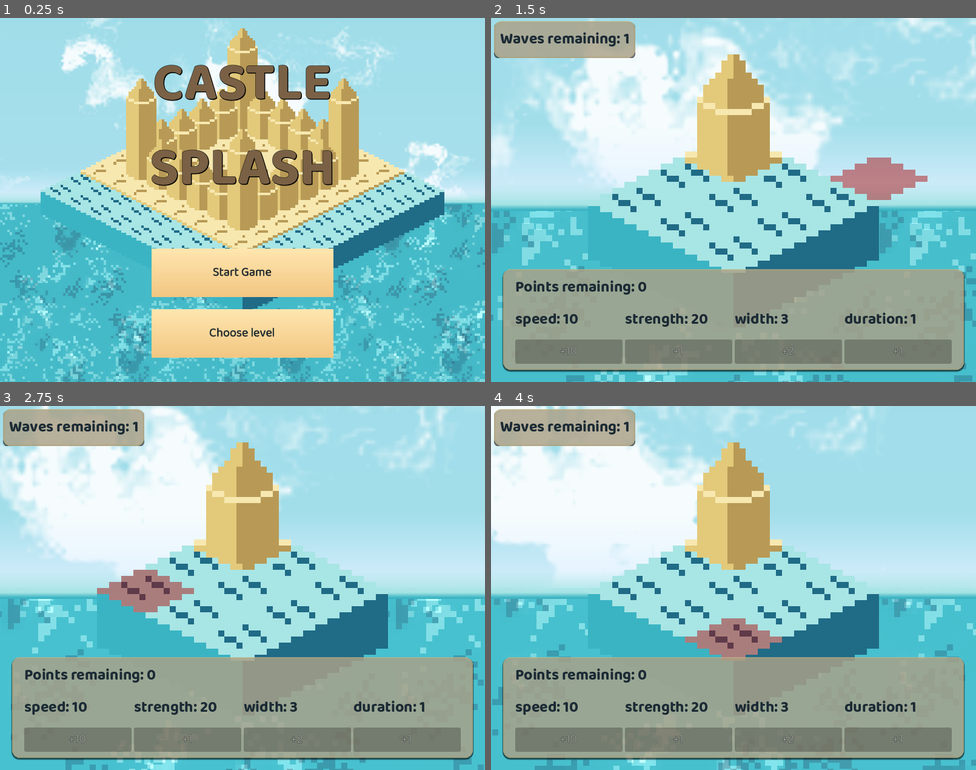
Above: before the commit, frames 1-4 (two rows, left to right).
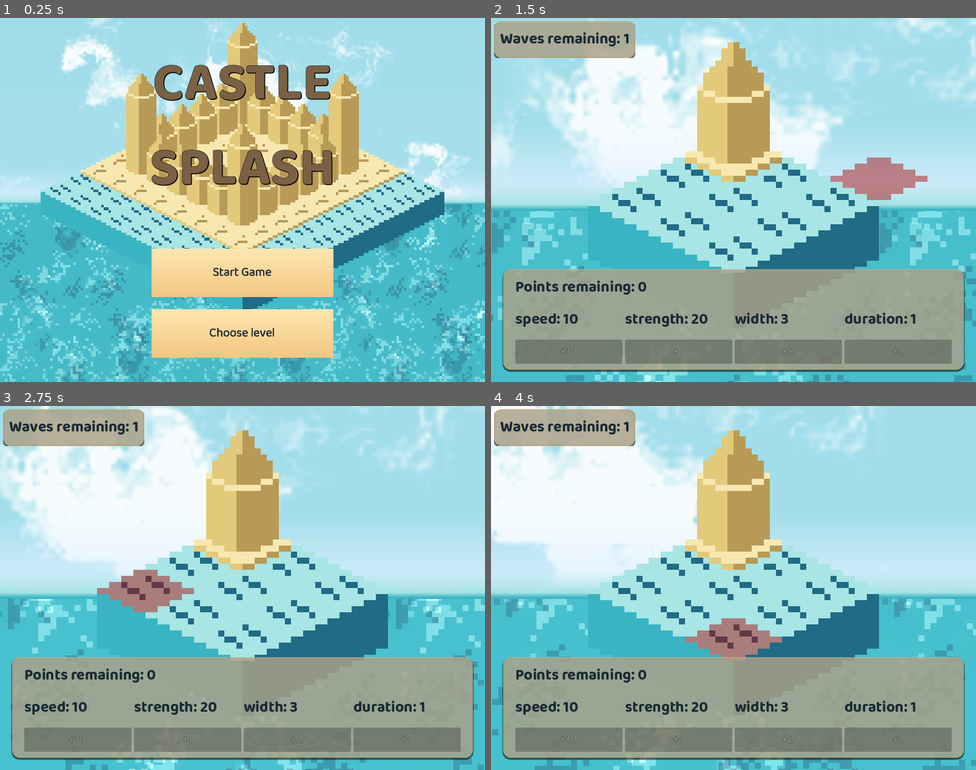
Above: after the commit, the same moments.

Repository: macmist/game-off-2025-waves
Game: Godot game, scene res://scenes/main_menu.tscn
Two runs of this game, one before a commit and one after it. Both use one fixed random seed, a clock stepped at 60 frames per second and the inputs below.
Inputs (mouse positions are in pixels of both pictures, inside the frame that each line leads up to):
- Up to frame 1 (0.25 s): no input
- Up to frame 2 (1.5 s): click "Start Game" at 0.5 s; move the mouse to (840, 181) at 1.27 s; click (840, 181) at 1.42 s
- Up to frame 3 (2.75 s): move the mouse to (145, 606) at 2.02 s; click (145, 606) at 2.17 s
- Up to frame 4 (4 s): move the mouse to (782, 507) at 2.77 s; click (782, 507) at 2.92 s; move the mouse to (709, 660) at 3.52 s; click (709, 660) at 3.67 s

The runs differ from the first frame. In frame 1, 3.0% of the frame differs, in the area x 26-74%, y 1-59%; in frame 2, 1.4%; in frame 3, 1.4%; in frame 4, 1.4%.

Commit message:
chore: fixed collisions

Diff:
--- a/components/castle/towers/tower.tscn
+++ b/components/castle/towers/tower.tscn
@@ -21,4 +21,4 @@
 
 [node name="CollisionPolygon2D" type="CollisionPolygon2D" parent="."]
 position = Vector2(0, 10)
-polygon = PackedVector2Array(6, -5, 0, -3, -6, -5, 0, -8)
+polygon = PackedVector2Array(5, -5, 0, -3, -5, -5, 0, -8)
--- a/scripts/level_generator.gd
+++ b/scripts/level_generator.gd
@@ -80,14 +80,14 @@
 func add_tower(cell_position: Vector2, height: int):
 	var global = map_to_local(cell_position)
 	var tower = TOWER.instantiate()
-	tower.position = global + Vector2(0, -4)
+	tower.position = global + Vector2(0, -6)
 	tower.size = height
 	add_child(tower)
 
 func add_boulder(cell_position: Vector2):
 	var global = map_to_local(cell_position)
 	var tower = BOULDER.instantiate()
-	tower.position = global + Vector2(0, -4)
+	tower.position = global + Vector2(0, -6)
 	add_child(tower)
 
 func _ready() -> void:
--- a/scripts/tower.gd
+++ b/scripts/tower.gd
@@ -47,10 +47,17 @@
 		col.position.x = 0
 
 
+func play_hit_shake(callback: Callable):
+	var tw = create_tween()
+	tw.tween_property(self, "position:x", position.x + 2, 0.05)
+	tw.tween_property(self, "position:x", position.x - 2, 0.1)
+	tw.tween_property(self, "position:x", position.x, 0.05)
+	tw.tween_callback(callback)
+
 # Return true if destroyed
 func remove_layers(layers_to_remove: int = 1) -> bool:
 	if size <= layers_to_remove:
-		queue_free()
+		play_hit_shake(queue_free)
 		Game.points_remaining.current += 1
 		return true
 	var count = layers.get_child_count()
@@ -61,7 +68,7 @@
 		var child = layers.get_child(i)
 		child.position = Vector2(0, - i * tile_size.y / 2)
 	size -= layers_to_remove
-	_update_collision_shape()
+	play_hit_shake(_update_collision_shape)
 	return false
 
 
@@ -81,4 +88,5 @@
 			amount -= amount
 	if layers_to_remove > 0:
 		return remove_layers(layers_to_remove)
+
 	return false
--- a/scripts/wave_part.gd
+++ b/scripts/wave_part.gd
@@ -3,6 +3,8 @@
 
 @export var strength: int = Game.strength.current
 @export var health: int = 30
+
+var touched_objects = []
 
 func _ready():
 	body_entered.connect(_on_body_entered)
@@ -17,14 +19,17 @@
 
 
 func _on_body_entered(body: Node) -> void:
-	if body is Tower:
-		var touch = min(strength, health)
-		var destroyed = body.damage(touch)
-		if !destroyed: # The object was too strong and the wave gets destroyed
+	if not touched_objects.has(body):
+		touched_objects.append(body)
+		if body is Tower:
+			var touch = min(strength, health)
+			var destroyed = body.damage(touch)
+			if !destroyed: # The object was too strong and the wave gets destroyed
+				hit()
+			else:
+				health -= touch
+			if health <= 0:
+				hit()
+
+		if body.is_in_group("Boulder"):
 			hit()
-		else:
-			health -= touch
-		if health <= 0:
-			hit()
-	if body.is_in_group("Boulder"):
-		hit()
